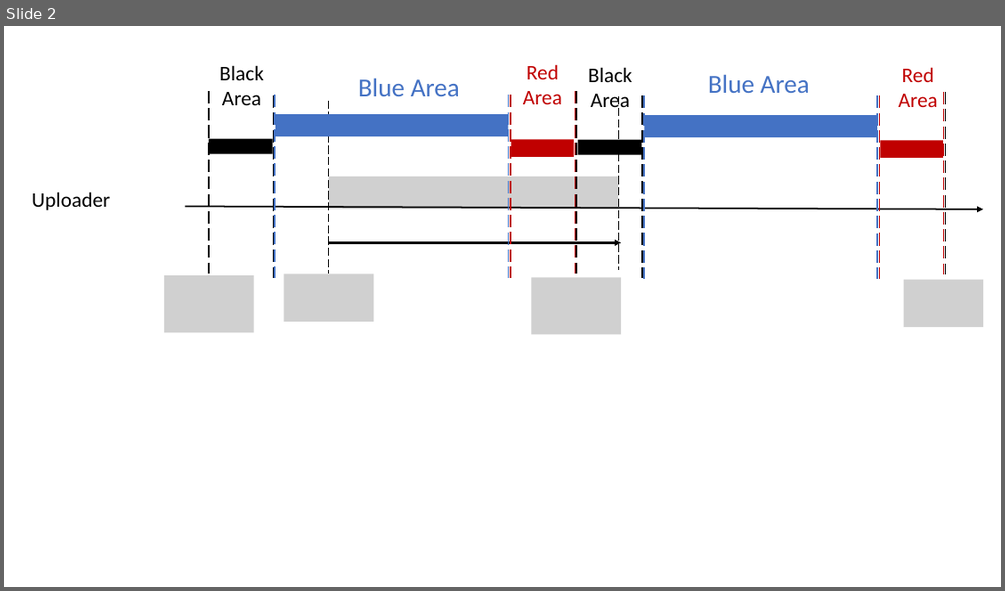
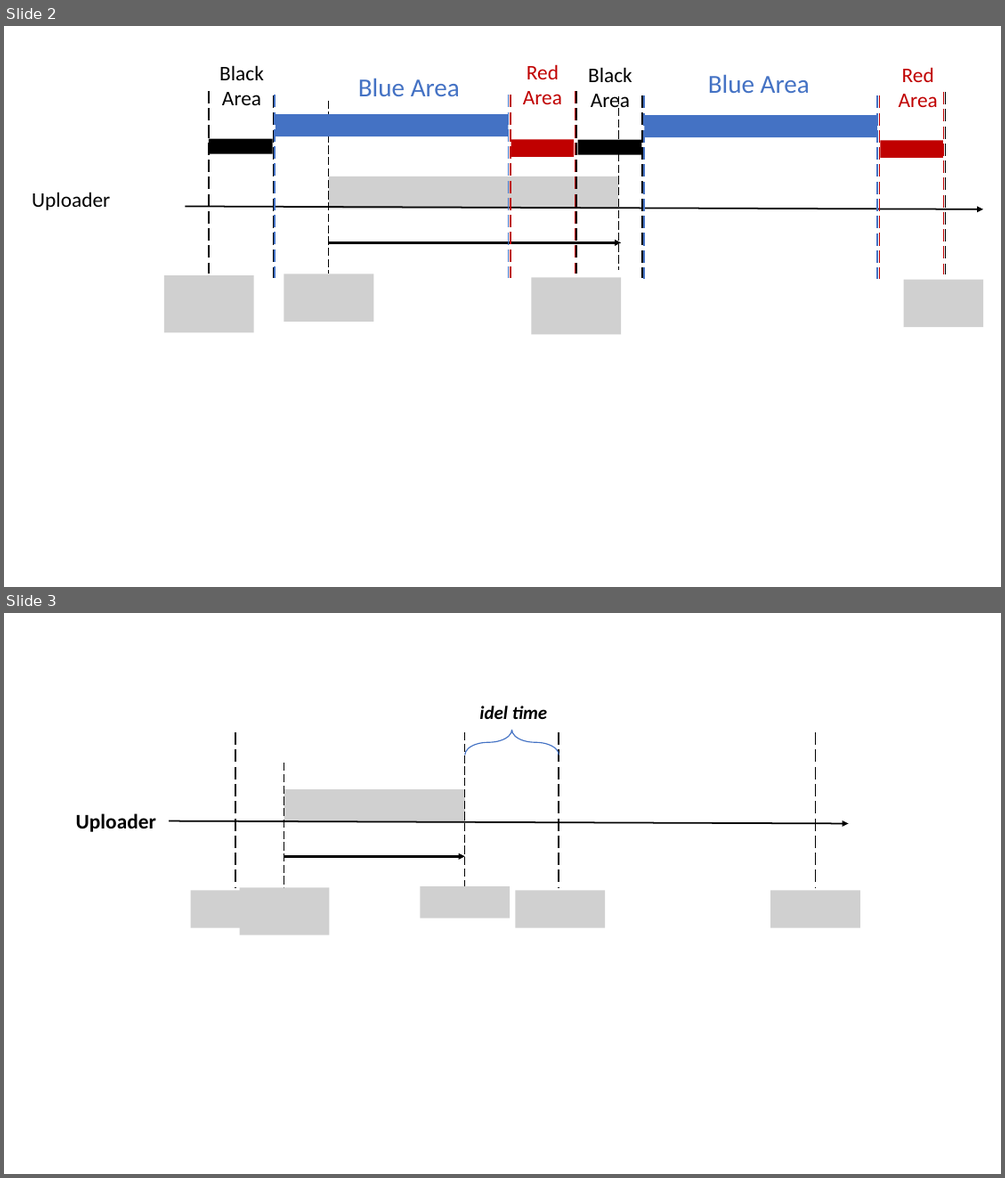
Before and after one commit to williamzheng0711/online-cdf-streaming, a slide deck: ESTR4999_Notes/To Draw Plots/frame_sending_scheme.pptx. Shown one above the other, each under a label of ours: slide 2 before the commit, slides 2 and 3 after it. The pictures are 1005x591 and 1005x1178 pixels, drawn with LibreOffice and Linux fonts; fonts in the diff are those of the drawing; grey boxes stand for pictures. Boxes give left, top, right and bottom in pixels: in the first picture for what was removed or moved away, otherwise in the second. Text is boxed around its words. In the diff, an @@ line names an element or a change of style, - is before the commit and + after.

```diff
--- a/ESTR4999_Notes/To Draw Plots/frame_sending_scheme.pptx
+++ b/ESTR4999_Notes/To Draw Plots/frame_sending_scheme.pptx
@@ slide 3 added at bbox=[4, 613, 1001, 1174], background #FFFFFF @@
@@ text added at bbox=[479, 706, 547, 719], 18 pt, text #000000, bold, italic @@
+idel time
@@ left brace added at bbox=[465, 730, 558, 755], outline #4472C4 1 pt @@
@@ picture added at bbox=[420, 886, 510, 918] @@
@@ group added at bbox=[76, 732, 860, 935]: 5 pictures, 5 lines, 2 arrows, 1 text @@
+Uploader
```
Also in this commit, not shown: 1 slide removed, 6 other files.
